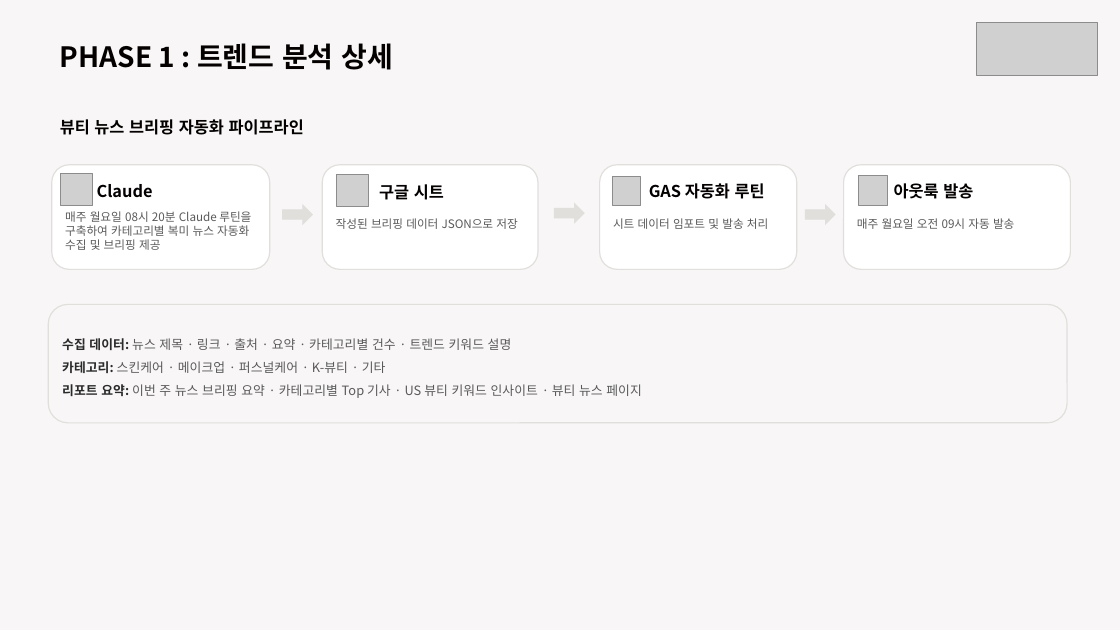
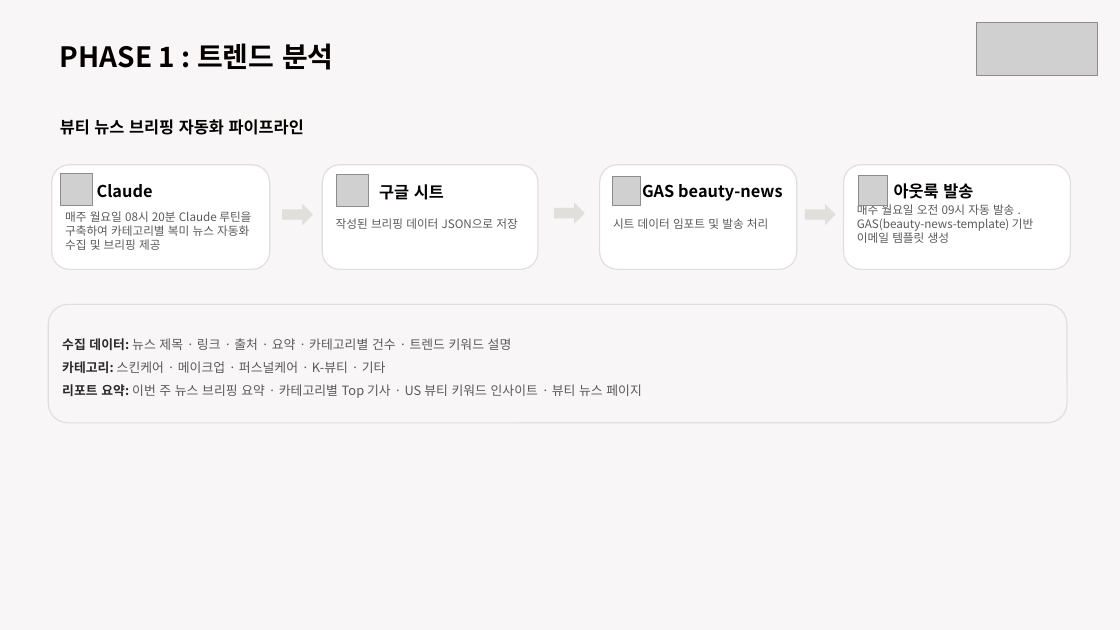
Before and after one commit to kaydeeloka/collab-net, a slide deck: slide 8 of docs/[Mi Muse] 대시보드 자동화 시스템.pptx. Drawn at 1120x630 pixels with LibreOffice and Linux fonts; fonts in the diff are those of the drawing; grey boxes stand for pictures. Boxes give left, top, right and bottom in pixels: in the first picture for what was removed or moved away, otherwise in the second. Text is boxed around its words. In the diff, an @@ line names an element or a change of style, - is before the commit and + after.

```diff
--- a/docs/[Mi Muse] 대시보드 자동화 시스템.pptx
+++ b/docs/[Mi Muse] 대시보드 자동화 시스템.pptx
@@ text at (60, 43, 334, 70): text changed @@
-PHASE 1 : 트렌드 분석 상세
+PHASE 1 : 트렌드 분석
@@ text at (642, 184, 782, 201): text changed @@
-GAS 자동화 루틴
+GAS beauty-news
@@ text in rounded rectangle at (857, 202, 1033, 243): text changed @@
-매주 월요일 오전 09시 자동 발송
+매주 월요일 오전 09시 자동 발송 . GAS(beauty-news-template) 기반 이메일 템플릿 생성
```
Also in this commit, not shown: 9 other slides changed, 2 slides added, 2 slides removed, 6 other files.
